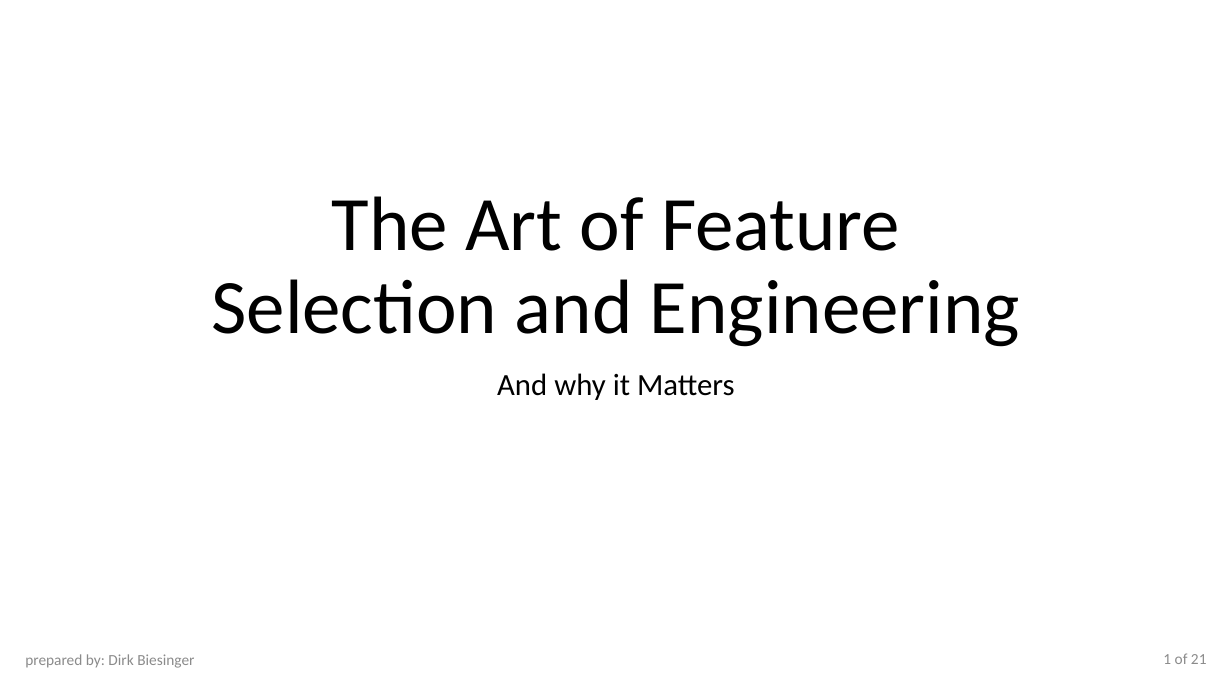
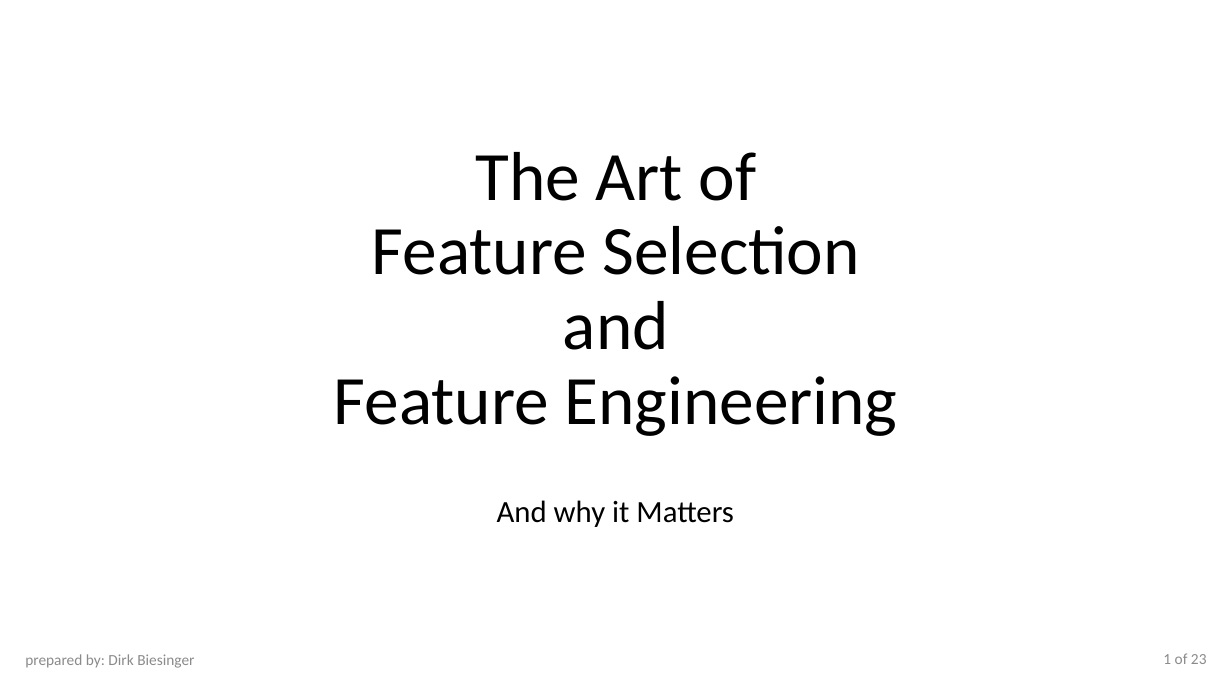
Before and after one commit to Saravji/Art-Of-Feature-Selection-and-Engineering, a slide deck: slide 1 of Art Feature Selection and Engineering.pptx. Drawn at 1232x693 pixels with LibreOffice and Linux fonts; fonts in the diff are those of the drawing. Boxes give left, top, right and bottom in pixels: in the first picture for what was removed or moved away, otherwise in the second. Text is boxed around its words. In the diff, an @@ line names an element or a change of style, - is before the commit and + after.

```diff
--- a/Art Feature Selection and Engineering.pptx
+++ b/Art Feature Selection and Engineering.pptx
@@ title at (334, 152, 898, 436): text changed; size 60 to 54 pt @@
-The Art of Feature
-Selection and Engineering
+The Art of
+Feature Selection
+and
+Feature Engineering
@@ subtitle "And why it Matters": place and size @@
-subtitle "And why it Matters" at (497, 373, 735, 400)
+subtitle "And why it Matters" at (497, 500, 734, 527)
@@ page number at (1163, 653, 1207, 664): text changed @@
-1 of 21
+1 of 23
```
Also in this commit, not shown: 4 other slides changed, 2 slides added, 1 other file.
